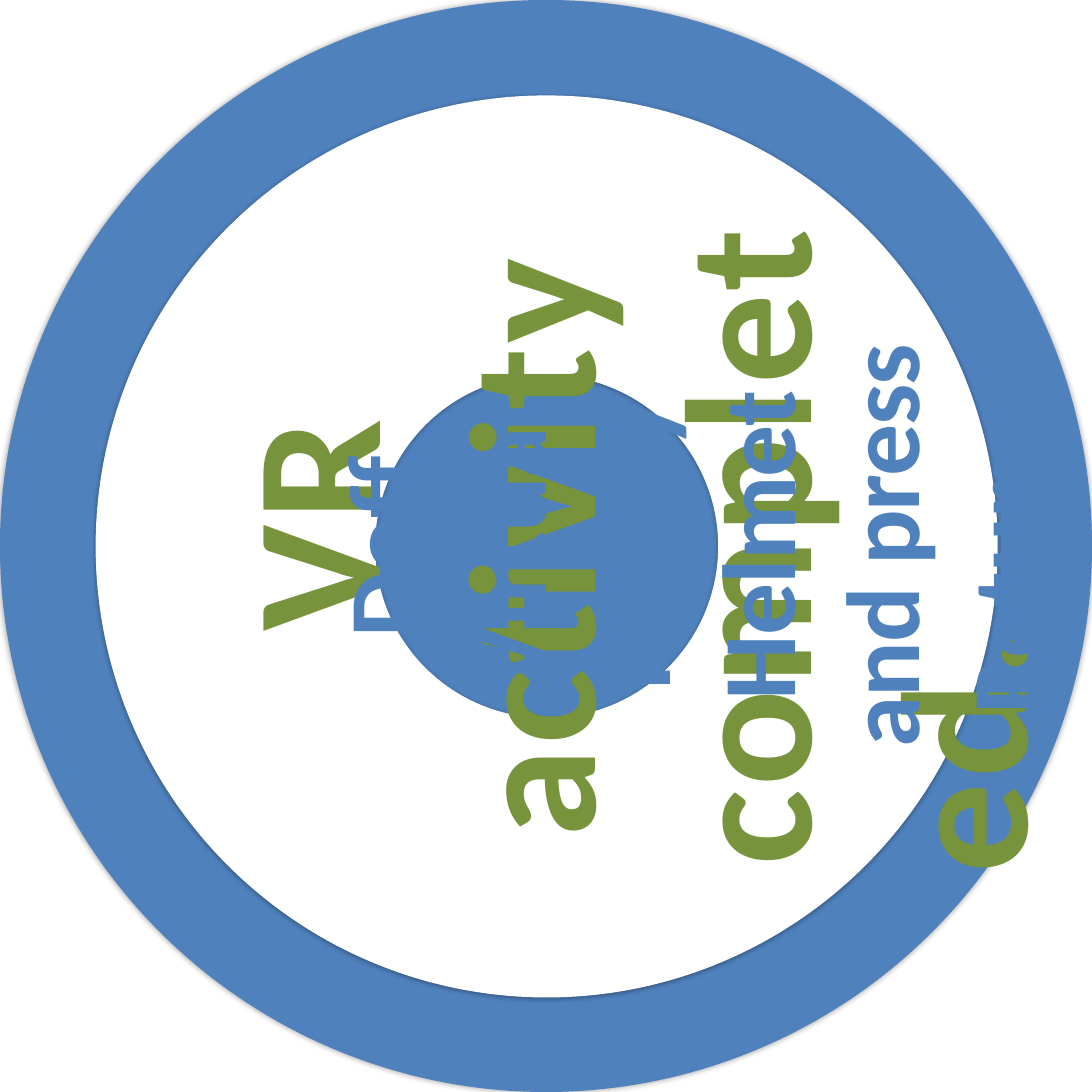
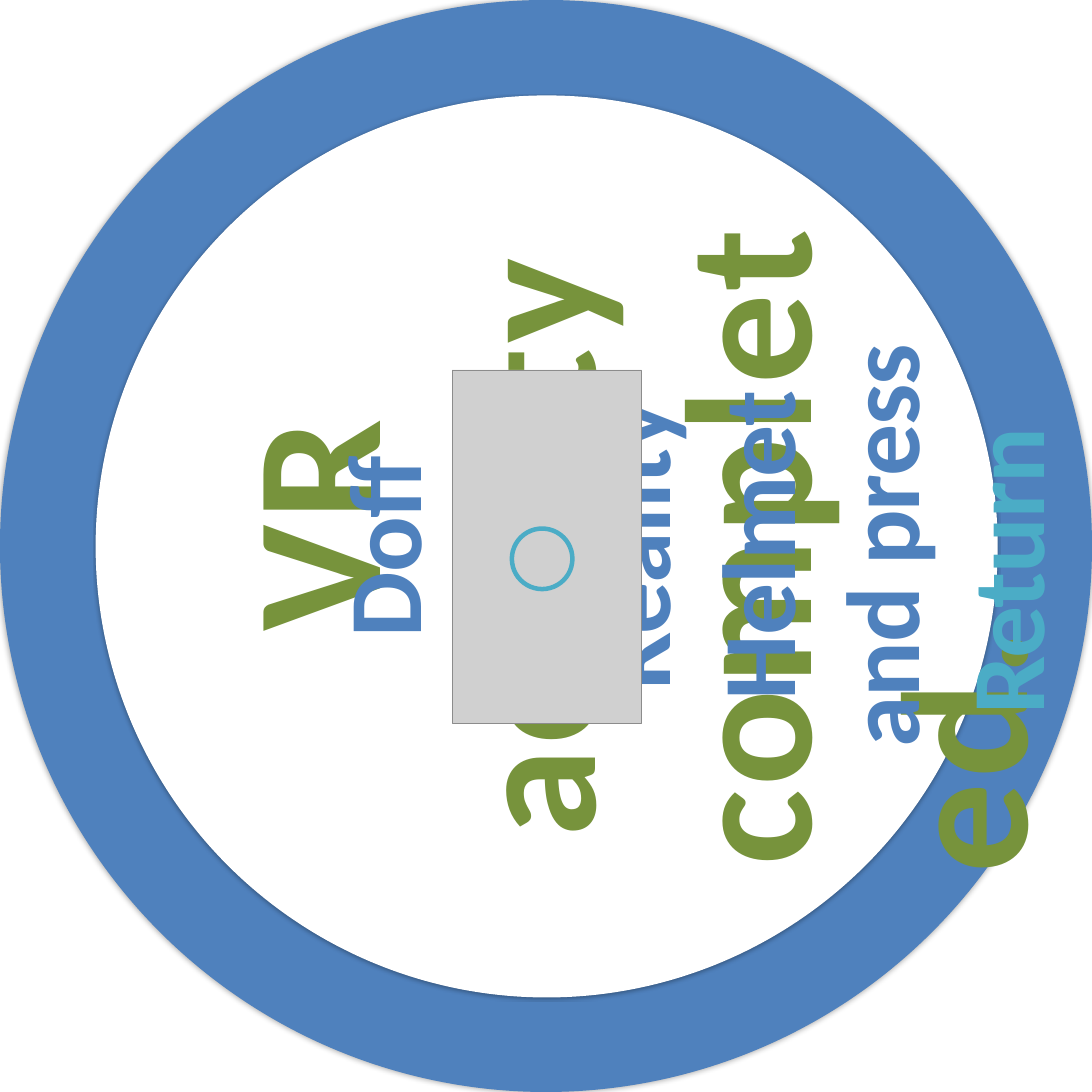
Before and after one commit to PsyPhy/GripGraspISS, a slide deck: slide 16 of Source Code/GraspBMPs/GraspCircularPrompts.pptx. Drawn at 1092x1092 pixels with LibreOffice and Linux fonts; fonts in the diff are those of the drawing; grey boxes stand for pictures. Boxes give left, top, right and bottom in pixels: in the first picture for what was removed or moved away, otherwise in the second. Text is boxed around its words. In the diff, an @@ line names an element or a change of style, - is before the commit and + after.

```diff
--- a/Source Code/GraspBMPs/GraspCircularPrompts.pptx
+++ b/Source Code/GraspBMPs/GraspCircularPrompts.pptx
@@ donut at (96,95,998,997): proportions changed @@
@@ text "Doff Virtual Reality Helmet and ..." at (323,366,1073,742): text colour #4F81BD to #4BACC6 in "Return." @@
@@ picture added at (452,370,641,723) @@
@@ ellipse added at (512,529,573,589), outline #4BACC6 6 pt @@
```
Also in this commit, not shown: 15 other slides changed, 18 other files.
